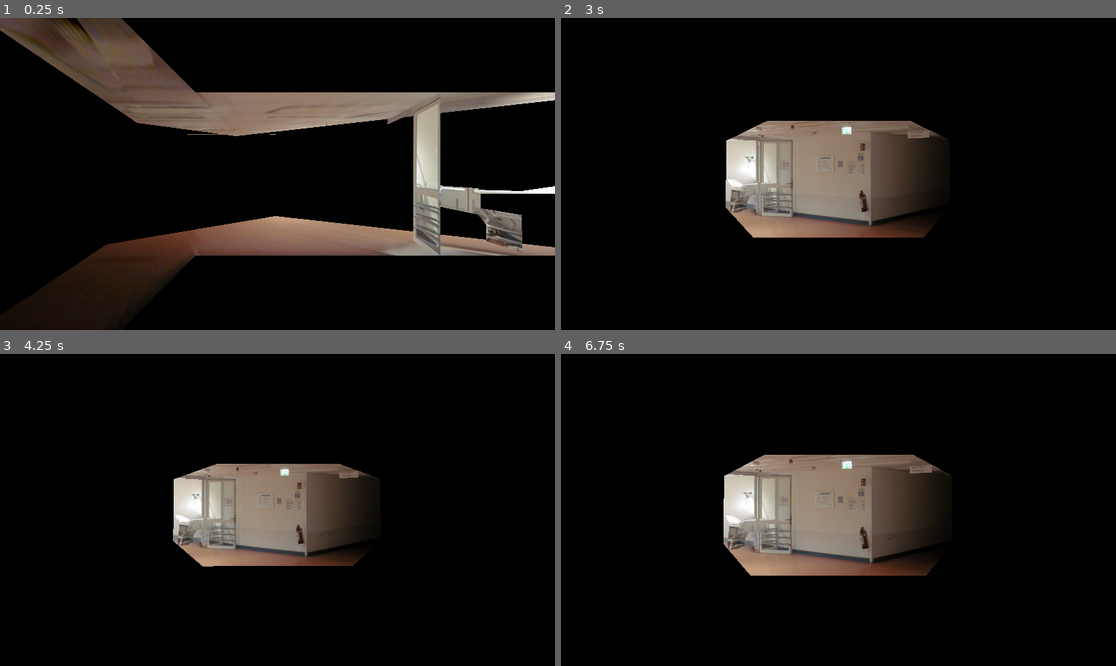
Above: before the commit, frames 1-4 (two rows, left to right).
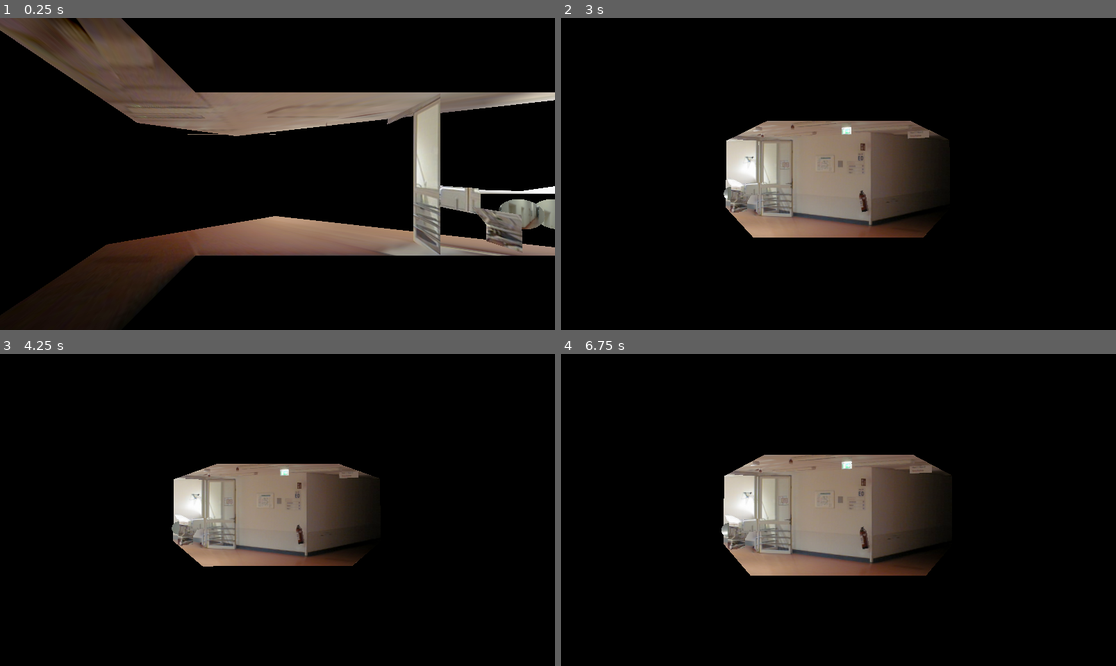
Above: after the commit, the same moments.

Repository: TheiaB/photo-course-game
Game: Godot game, scene res://scenes/matrjoschka.tscn
The game is run twice, just before and just after one commit, with the same random seed, the same clock (stepped at 60 frames per second) and the same inputs. This scene is started directly instead of the project's main scene.
Inputs (mouse positions are in pixels of both pictures, inside the frame that each line leads up to):
- Up to frame 1 (0.25 s): no input
- Up to frame 2 (3 s): tap Enter at 0.5, 2 s; move the mouse to (960, 158) at 0.52 s; hold . (multi_swipe_down_right) 0.53-1.25 s; hold Middle mouse button (multi_touch) 0.53-1.25 s; click (960, 158) at 0.67 s; tap Space (shuffle) at 1.25, 2.75 s; drag from (727, 189) to (810, 236) at 1.27 s; move the mouse to (894, 105) at 2.02 s; hold . (multi_swipe_down_right) 2.03-2.75 s; hold Mouse wheel up (pinch_outward) 2.03-2.75 s; drag from (810, 236) to (672, 127) at 2.77 s
- Up to frame 3 (4.25 s): move the mouse to (444, 556) at 3.52 s; hold M (multi_swipe_down_left) from 3.53 s (still down); hold Right mouse button (twist) from 3.53 s (still down)
- Up to frame 4 (6.75 s): release M (multi_swipe_down_left) at 4.25 s; release Right mouse button (twist) at 4.25 s; tap Enter at 4.25 s; drag from (672, 463) to (755, 432) at 4.27 s; tap Space (shuffle) at 5 s; move the mouse to (866, 510) at 5.02 s; hold , (multi_swipe_down) 5.03-5.75 s; hold Mouse wheel down (pinch_inward) 5.03-5.75 s; click (866, 510) at 5.17 s; drag from (755, 432) to (727, 525) at 5.77 s; move the mouse to (960, 494) at 6.52 s; hold I (multi_swipe_up) from 6.53 s (still down); hold Space (shuffle) from 6.53 s (still down)

The runs differ from the first frame. In frame 1, 0.7% of the frame differs, in the area x 89-100%, y 58-68%; in frame 2, less than 0.1%; in frame 3, less than 0.1%; in frame 4, less than 0.1%.

Commit message:
orbs, with 2 shaders from internet

Diff:
--- /dev/null
+++ b/materials/shaders/sphere-shader-1.gdshader
@@ -0,0 +1,22 @@
+shader_type spatial;
+render_mode unshaded;
+
+uniform sampler2D image : source_color;
+uniform vec2 tiling = vec2(1.0);
+uniform vec2 offset = vec2(0.0);
+
+varying vec4 NODE_POSITION_CLIP;
+
+void vertex() {
+	 NODE_POSITION_CLIP = (PROJECTION_MATRIX * vec4(NODE_POSITION_VIEW, 1.0));
+}
+
+void fragment() {
+	vec2 local_uv = (SCREEN_UV * 2.0 - 1.0) * NODE_POSITION_CLIP.w - NODE_POSITION_CLIP.xy;
+
+	// Adjust for aspect ratio and FOV (scales with width?)
+	local_uv.x *= VIEWPORT_SIZE.x / VIEWPORT_SIZE.y;
+	local_uv *= -1.0 / PROJECTION_MATRIX[1][1];
+
+	ALBEDO = texture(image, local_uv * tiling + 0.5 + offset).rgb;
+}
--- /dev/null
+++ b/materials/shaders/sphere-shader-2-simple.gdshader
@@ -0,0 +1,18 @@
+shader_type spatial;
+render_mode unshaded;
+// Renders a tileable 2D texture to screen, using spatial polygons as a mask.
+// Remove blur from textures by unchecking "Detect 3D" and "Filter" in Import.
+// Demo: https://github.com/DeerTears/Polygon-Mask-for-2D-Textures/
+
+// uniform sampler2D tiling_texture;
+uniform sampler2D tiling_texture : source_color;
+uniform float tiling_scale = 1.0;
+const float DEFAULT_SCALE = 8.0;
+
+void fragment() {
+    vec2 uv = FRAGCOORD.xy;
+    vec2 tiling_uv = uv / (DEFAULT_SCALE * tiling_scale * 1.0);
+    vec4 texture_result = texture(tiling_texture, tiling_uv);
+    ALBEDO = texture_result.rgb;
+    ALPHA = texture_result.a;
+}
--- /dev/null
+++ b/materials/spheres/M_sphere_corridor-shader-2.tres
@@ -0,0 +1,10 @@
+[gd_resource type="ShaderMaterial" load_steps=3 format=3 uid="uid://cl8b4fgm47bs0"]
+
+[ext_resource type="Shader" path="res://materials/shaders/sphere-shader-2-simple.gdshader" id="1_6lnwu"]
+[ext_resource type="Texture2D" uid="uid://dgyrucm74lhpe" path="res://materials/T_hospital-corridor.jpg" id="2_tblgw"]
+
+[resource]
+render_priority = 0
+shader = ExtResource("1_6lnwu")
+shader_parameter/tiling_scale = 15.0
+shader_parameter/tiling_texture = ExtResource("2_tblgw")
--- /dev/null
+++ b/materials/spheres/M_sphere_corridor.tres
@@ -0,0 +1,11 @@
+[gd_resource type="ShaderMaterial" load_steps=3 format=3 uid="uid://djf01xuvxki1x"]
+
+[ext_resource type="Shader" path="res://materials/shaders/sphere-shader-1.gdshader" id="1_gayp7"]
+[ext_resource type="Texture2D" uid="uid://dgyrucm74lhpe" path="res://materials/T_hospital-corridor.jpg" id="2_2ommn"]
+
+[resource]
+render_priority = 0
+shader = ExtResource("1_gayp7")
+shader_parameter/tiling = Vector2(1, 1)
+shader_parameter/offset = Vector2(0, 0)
+shader_parameter/image = ExtResource("2_2ommn")
--- a/scenes/scene-default.tscn
+++ b/scenes/scene-default.tscn
@@ -1,8 +1,11 @@
-[gd_scene load_steps=4 format=3 uid="uid://8qsnjk5awc87"]
+[gd_scene load_steps=7 format=3 uid="uid://8qsnjk5awc87"]
 
 [ext_resource type="ArrayMesh" uid="uid://byvafjhdhu6xi" path="res://models/250131-hospital-corner.obj" id="1_fpsdb"]
 [ext_resource type="Material" uid="uid://b48yj3qhq1ex" path="res://materials/M_hospital-corner-empty.tres" id="2_v7e7l"]
 [ext_resource type="Material" uid="uid://crhlmg3fjlvm4" path="res://materials/M_hospital-corner.tres" id="3_e3rvk"]
+[ext_resource type="Material" uid="uid://djf01xuvxki1x" path="res://materials/spheres/M_sphere_corridor.tres" id="4_81uex"]
+[ext_resource type="ArrayMesh" uid="uid://cr04nva14rw28" path="res://src/3d/250201-sphere-doublesided.obj" id="5_te702"]
+[ext_resource type="Material" uid="uid://cl8b4fgm47bs0" path="res://materials/spheres/M_sphere_corridor-shader-2.tres" id="6_sejj2"]
 
 [node name="Scene-hospital-corner" type="Node3D"]
 
@@ -17,3 +20,14 @@
 surface_material_override/2 = ExtResource("3_e3rvk")
 surface_material_override/3 = ExtResource("3_e3rvk")
 surface_material_override/4 = ExtResource("3_e3rvk")
+
+[node name="nextscene" type="MeshInstance3D" parent="."]
+transform = Transform3D(0.4, 0, 0, 0, 0.4, 0, 0, 0, 0.4, 6.48, -1.07, -0.425)
+mesh = ExtResource("5_te702")
+surface_material_override/0 = ExtResource("4_81uex")
+
+[node name="nextscene2" type="MeshInstance3D" parent="."]
+transform = Transform3D(0.4, 0, 0, 0, 0.4, 0, 0, 0, 0.4, 7.41782, -1.07, -0.425)
+material_override = ExtResource("6_sejj2")
+mesh = ExtResource("5_te702")
+surface_material_override/0 = ExtResource("6_sejj2")
Not shown, added: src/3d/250201-sphere-doublesided.mtl
Not shown, added: src/3d/250201-sphere-doublesided.obj
Not shown, added: src/3d/250201-sphere-doublesided.obj.import
